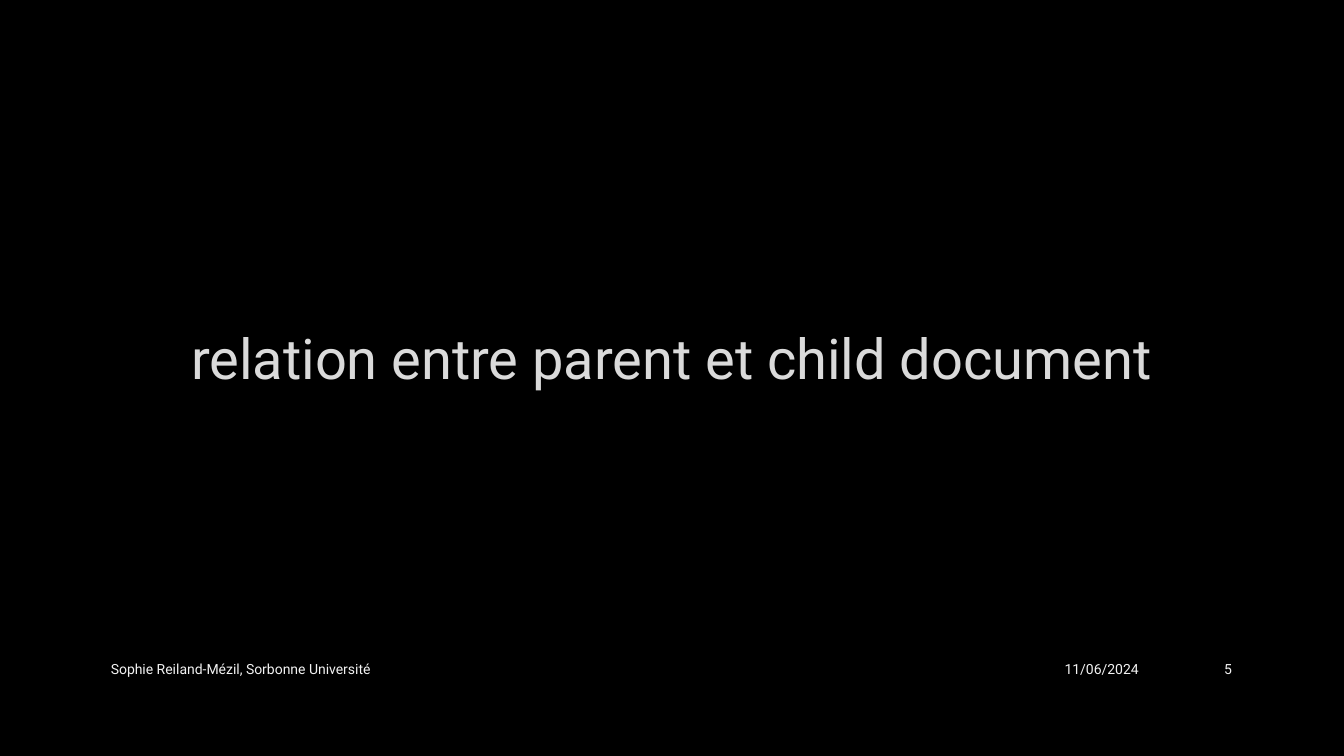
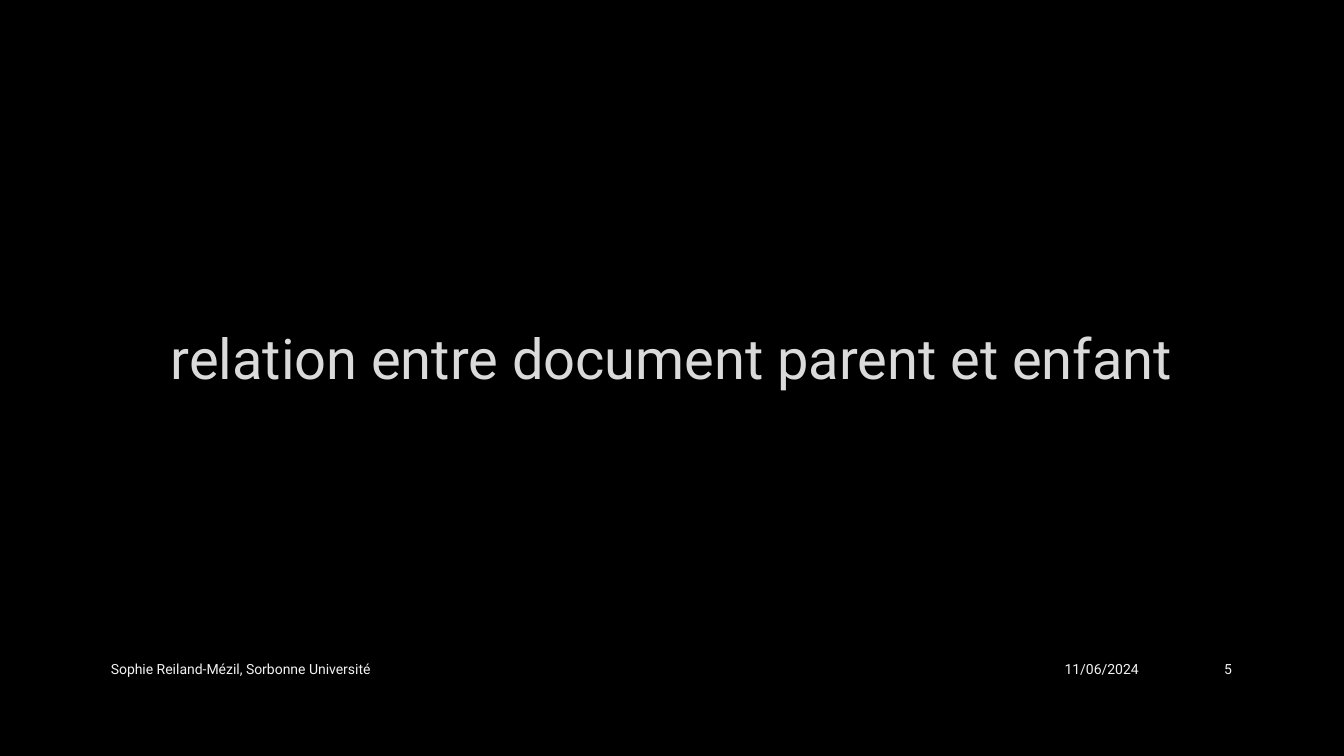
Before and after one commit to SophieReiland/graupner, a slide deck: slide 5 of mei/graupner_hertzlich/Présentation_groupe_MEI.pptx. Drawn at 1344x756 pixels with LibreOffice and Linux fonts; fonts in the diff are those of the drawing; background and template pictures are left out. Boxes give left, top, right and bottom in pixels: in the first picture for what was removed or moved away, otherwise in the second. Text is boxed around its words. In the diff, an @@ line names an element or a change of style, - is before the commit and + after.

```diff
--- a/mei/graupner_hertzlich/Présentation_groupe_MEI.pptx
+++ b/mei/graupner_hertzlich/Présentation_groupe_MEI.pptx
@@ title at (171,336,1172,391): text changed @@
-relation entre parent et child document
+relation entre document parent et enfant
```
